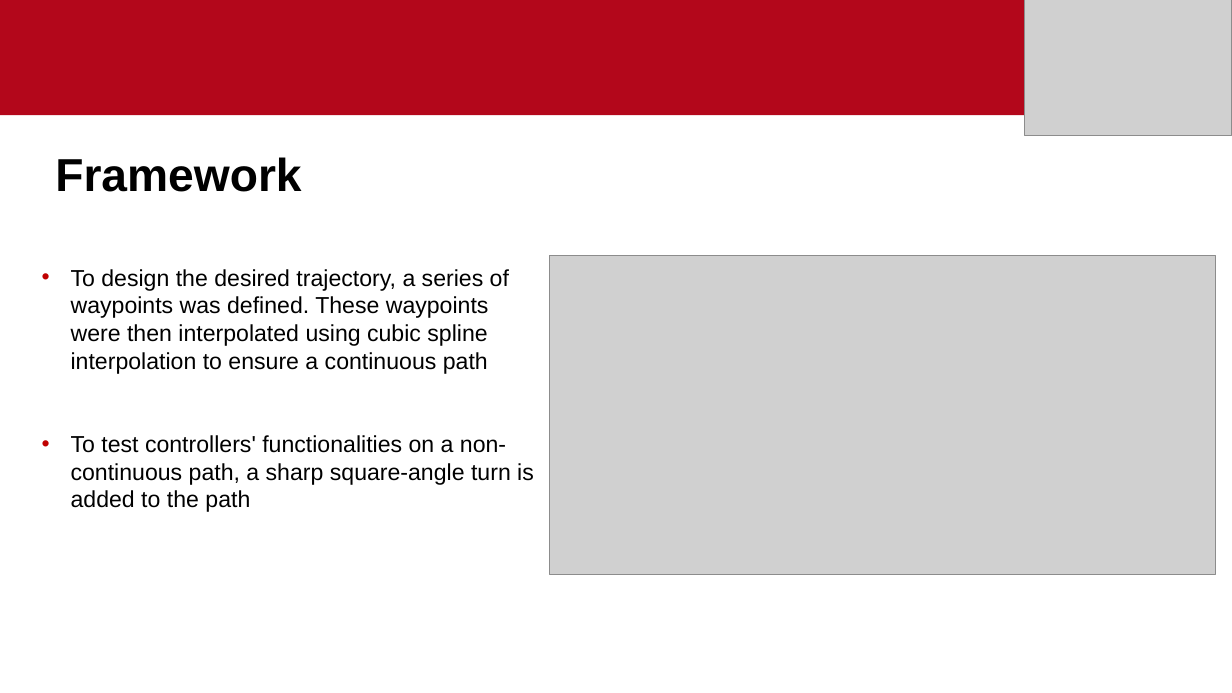
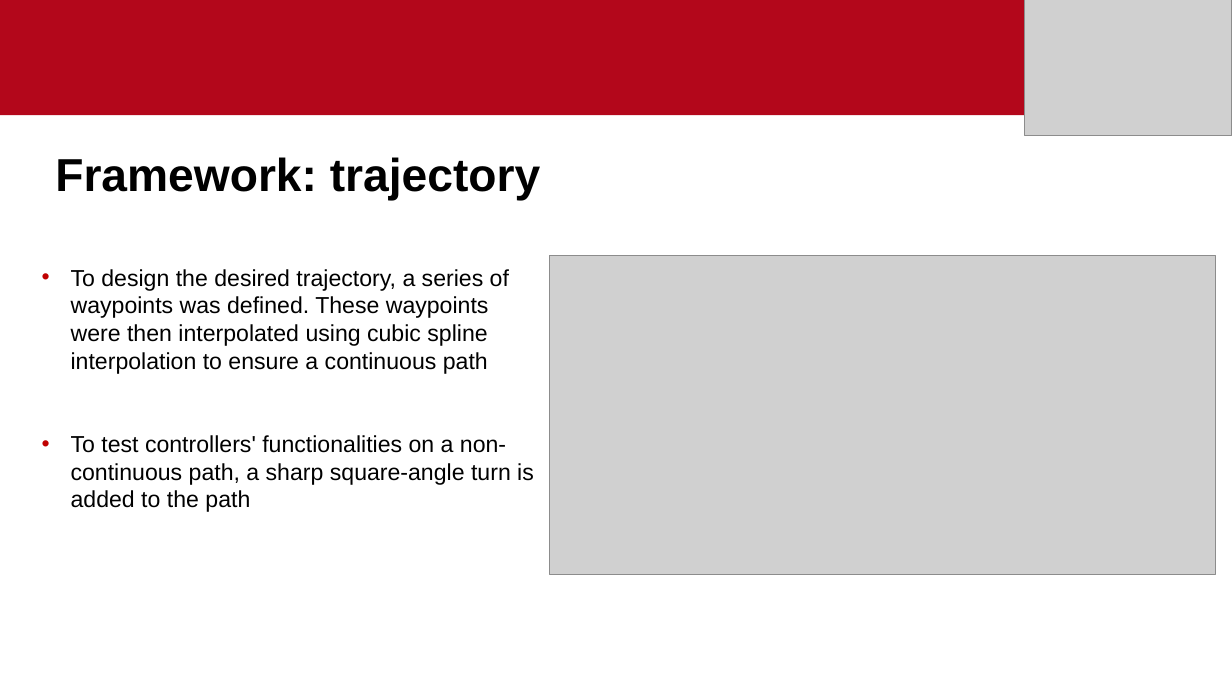
Before and after one commit to aleborghe/RC2-project, a slide deck: slide 3 of Presentation/RC2_AB.pptx (slide 2 before the commit). Drawn at 1232x693 pixels with LibreOffice and Linux fonts; fonts in the diff are those of the drawing; grey boxes stand for pictures; background and template pictures are left out. Boxes give left, top, right and bottom in pixels: in the first picture for what was removed or moved away, otherwise in the second. Text is boxed around its words. In the diff, an @@ line names an element or a change of style, - is before the commit and + after.

```diff
--- a/Presentation/RC2_AB.pptx
+++ b/Presentation/RC2_AB.pptx
@@ title at box(55, 157, 540, 201): text changed @@
-Framework
+Framework: trajectory
```
Also in this commit, not shown: 1 other slide changed, 1 slide added.
